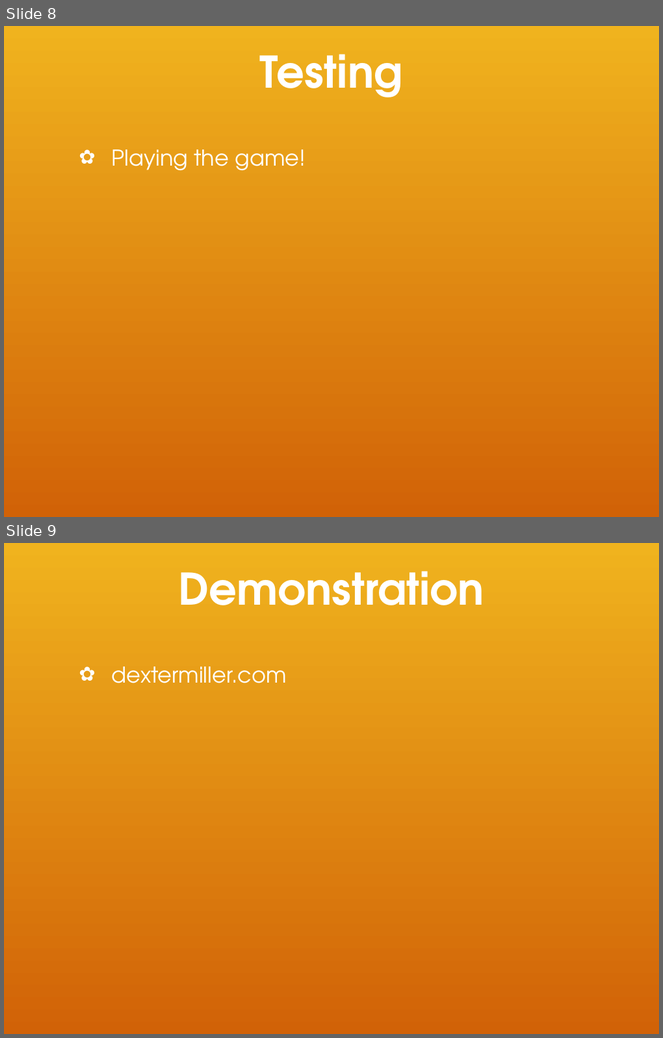
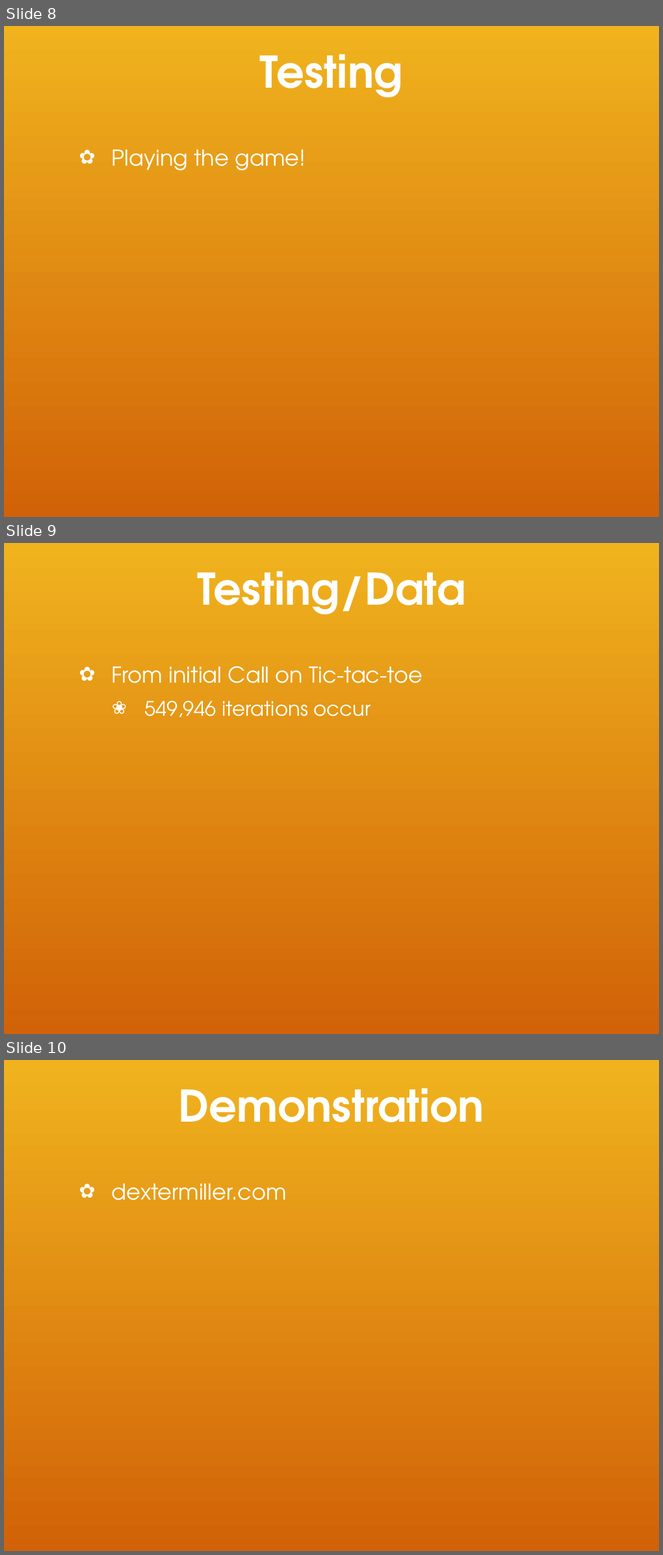
Before and after one commit to dextercarlmiller/Senior-Project, a slide deck: files/Sr preso (1).pptx. Shown one above the other, each under a label of ours: slides 8 and 9 before the commit, slides 8, 9 and 10 after it. The pictures are 663x1038 and 663x1555 pixels, drawn with LibreOffice and Linux fonts; fonts in the diff are those of the drawing; background and template pictures are left out. Boxes give left, top, right and bottom in pixels: in the first picture for what was removed or moved away, otherwise in the second. Text is boxed around its words. In the diff, an @@ line names an element or a change of style, - is before the commit and + after.

```diff
--- a/files/Sr preso (1).pptx
+++ b/files/Sr preso (1).pptx
@@ slide 9 added at bbox=[4, 543, 659, 1034], background picture (left out) @@
@@ title added at bbox=[197, 571, 466, 615], 48 pt, text #FFFFFF, bold @@
+Testing/Data
@@ text added at bbox=[112, 666, 423, 717], 24 pt, text #FFFFFF @@
+✿ From initial Call on Tic-tac-toe
+  ❀ 549,946 iterations occur
@@ what was slide 9 is now slide 10 @@
```
Also in this commit, not shown: 1 other file.
